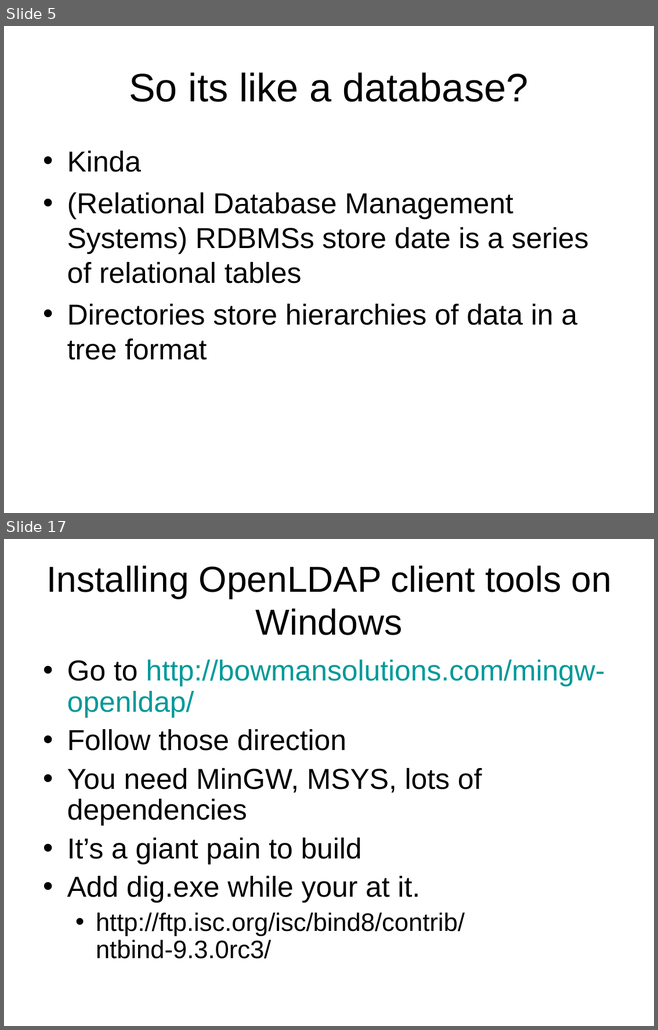
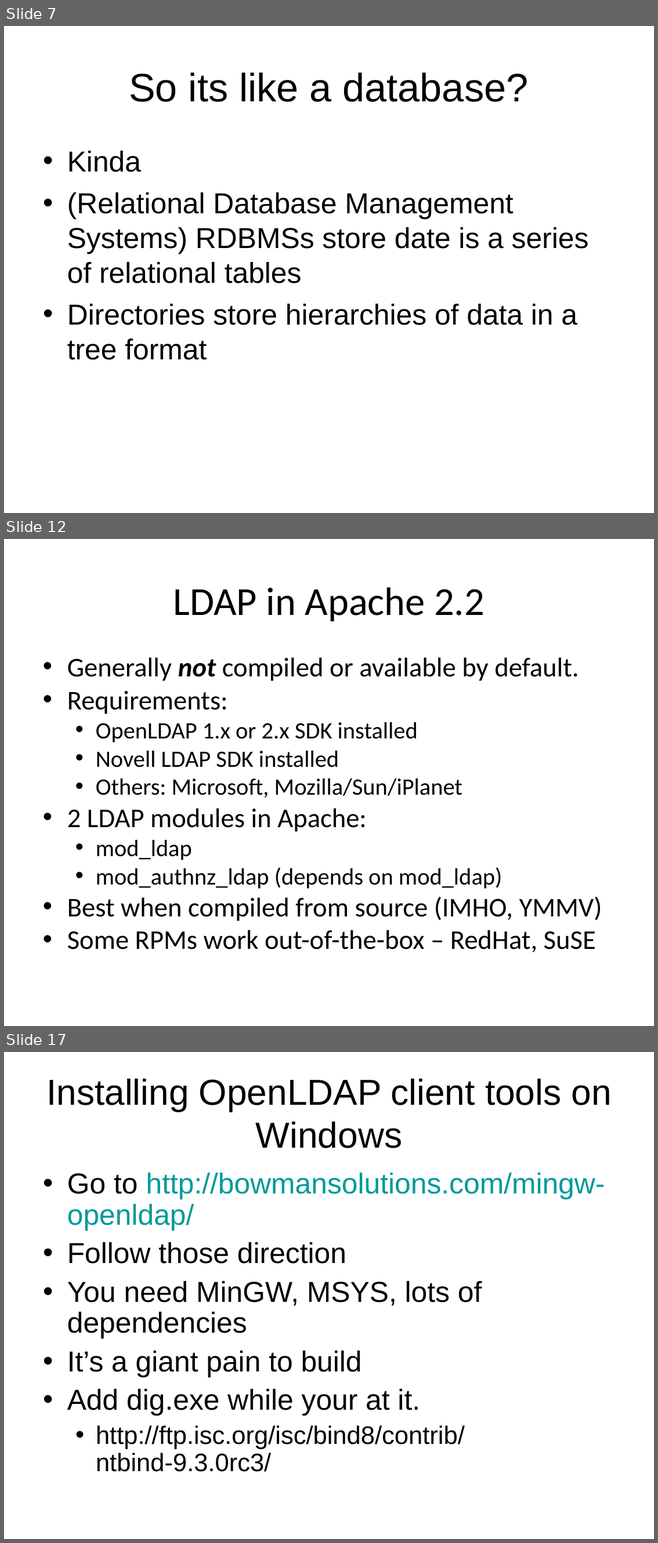
Before and after one commit to LIPHP/LDAP-Talk, a slide deck: Docs/LIPHP-Using LDAP with PHP.ppt. Shown one above the other, each under a label of ours: slides 5 and 17 before the commit, slides 7, 12 and 17 after it; the slides between them are not shown. The pictures are 658x1030 and 658x1543 pixels, drawn with LibreOffice and Linux fonts; fonts in the diff are those of the drawing. Boxes give left, top, right and bottom in pixels: in the first picture for what was removed or moved away, otherwise in the second. Text is boxed around its words. In the diff, an @@ line names an element or a change of style, - is before the commit and + after.

```diff
--- a/Docs/LIPHP-Using LDAP with PHP.ppt
+++ b/Docs/LIPHP-Using LDAP with PHP.ppt
@@ slide 12 added at (4,539,654,1026), background #FFFFFF @@
@@ text added at (173,587,484,621), 44 pt, text #000000 @@
+LDAP in Apache 2.2
@@ text added at (67,657,602,953), 30 pt, text #000000 @@
+• Generally not compiled or available by default.
+• Requirements:
+  • OpenLDAP 1.x or 2.x SDK installed
+  • Novell LDAP SDK installed
+  • Others: Microsoft, Mozilla/Sun/iPlanet
+• 2 LDAP modules in Apache:
+  • mod_ldap
+  • mod_authnz_ldap (depends on mod_ldap)
+• Best when compiled from source (IMHO, YMMV)
+• Some RPMs work out-of-the-box – RedHat, SuSE
@@ what was slide 5 is now slide 7 @@
```
Also in this commit, not shown: 7 slides changed, 29 other slides added, 9 slides removed.
